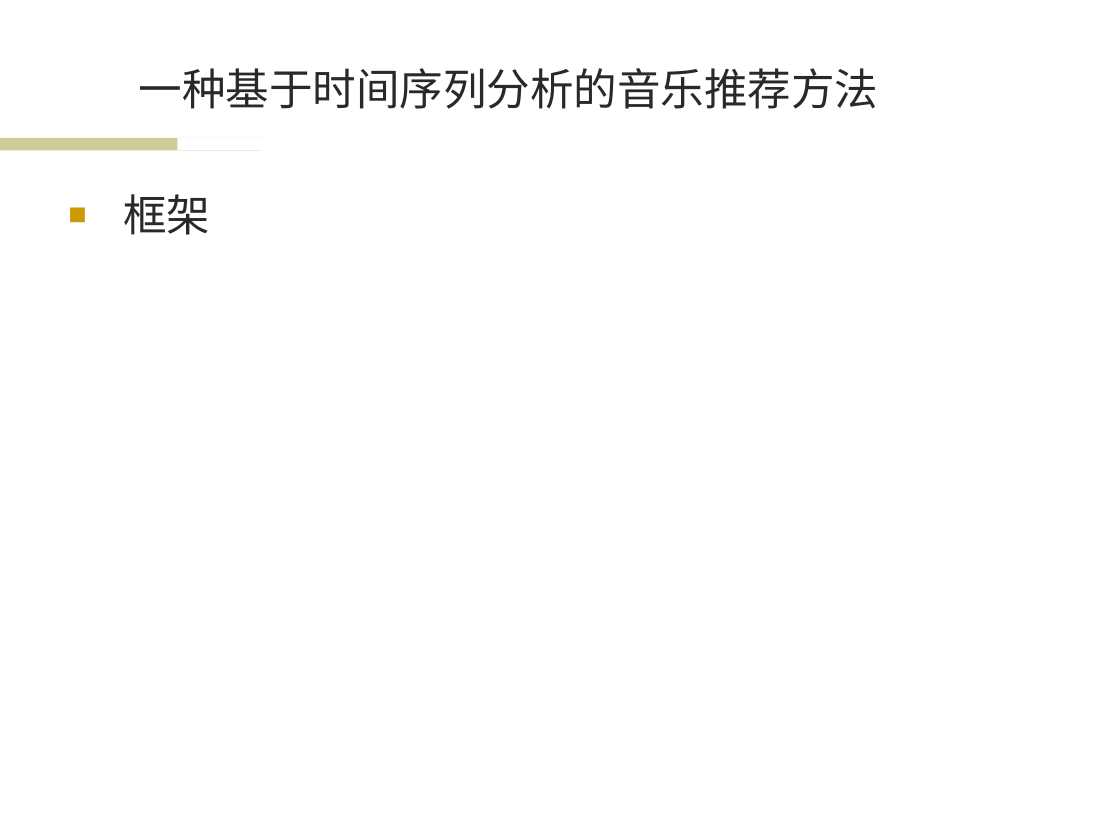
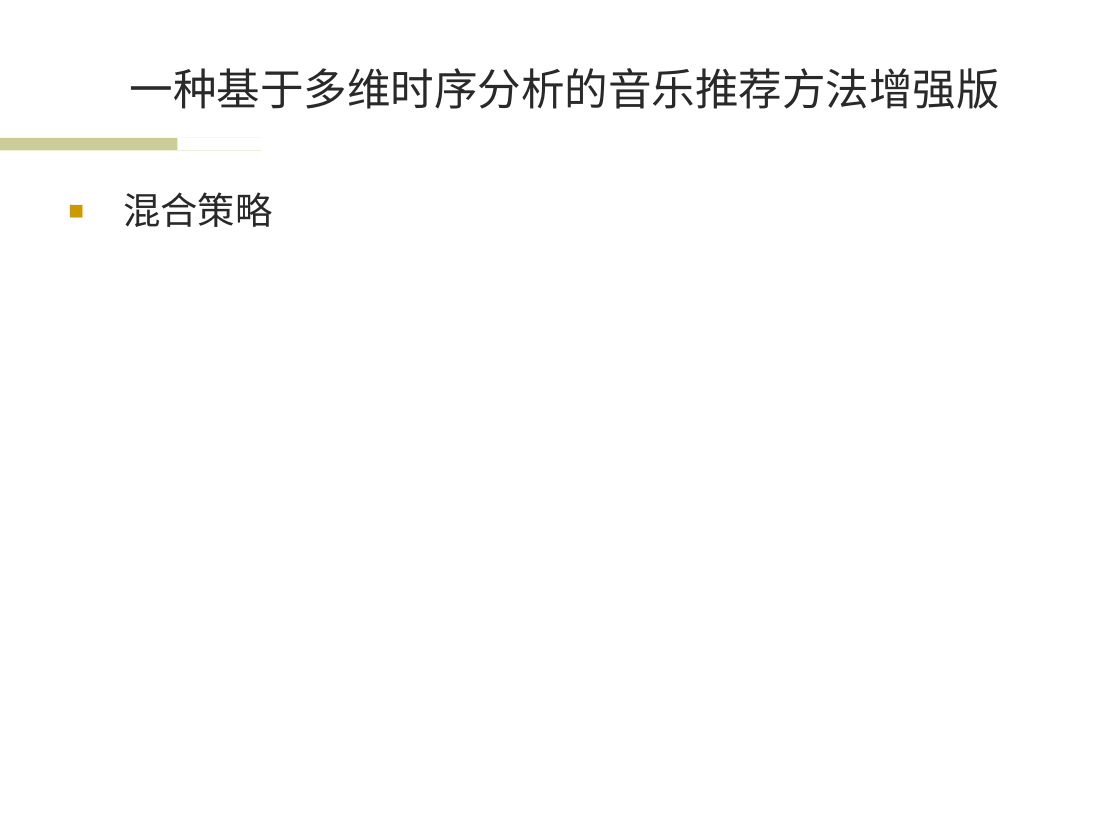
Before and after one commit to wwssttt/NJUThesis, a slide deck: slide 10 of ppt/一种基于时间序列分析的个性化音乐推荐系统及其实现.ppt (slide 6 before the commit). Drawn at 1120x840 pixels with LibreOffice and Linux fonts; fonts in the diff are those of the drawing; background and template pictures are left out. Boxes give left, top, right and bottom in pixels: in the first picture for what was removed or moved away, otherwise in the second. Text is boxed around its words. In the diff, an @@ line names an element or a change of style, - is before the commit and + after.

Commit message:
ppt2
框架图
下步添加实验结果和公式

```diff
--- a/ppt/一种基于时间序列分析的个性化音乐推荐系统及其实现.ppt
+++ b/ppt/一种基于时间序列分析的个性化音乐推荐系统及其实现.ppt
@@ title at (x1=130, y1=68, x2=1000, y2=109): text changed @@
-一种基于时间序列分析的音乐推荐方法
+一种基于多维时序分析的音乐推荐方法增强版
@@ text at (x1=123, y1=192, x2=272, y2=227): text changed; size 28 to 24 pt @@
-■ 框架
+■ 混合策略
```
Also in this commit, not shown: 10 other slides changed, 4 slides added, 1 slide removed.
